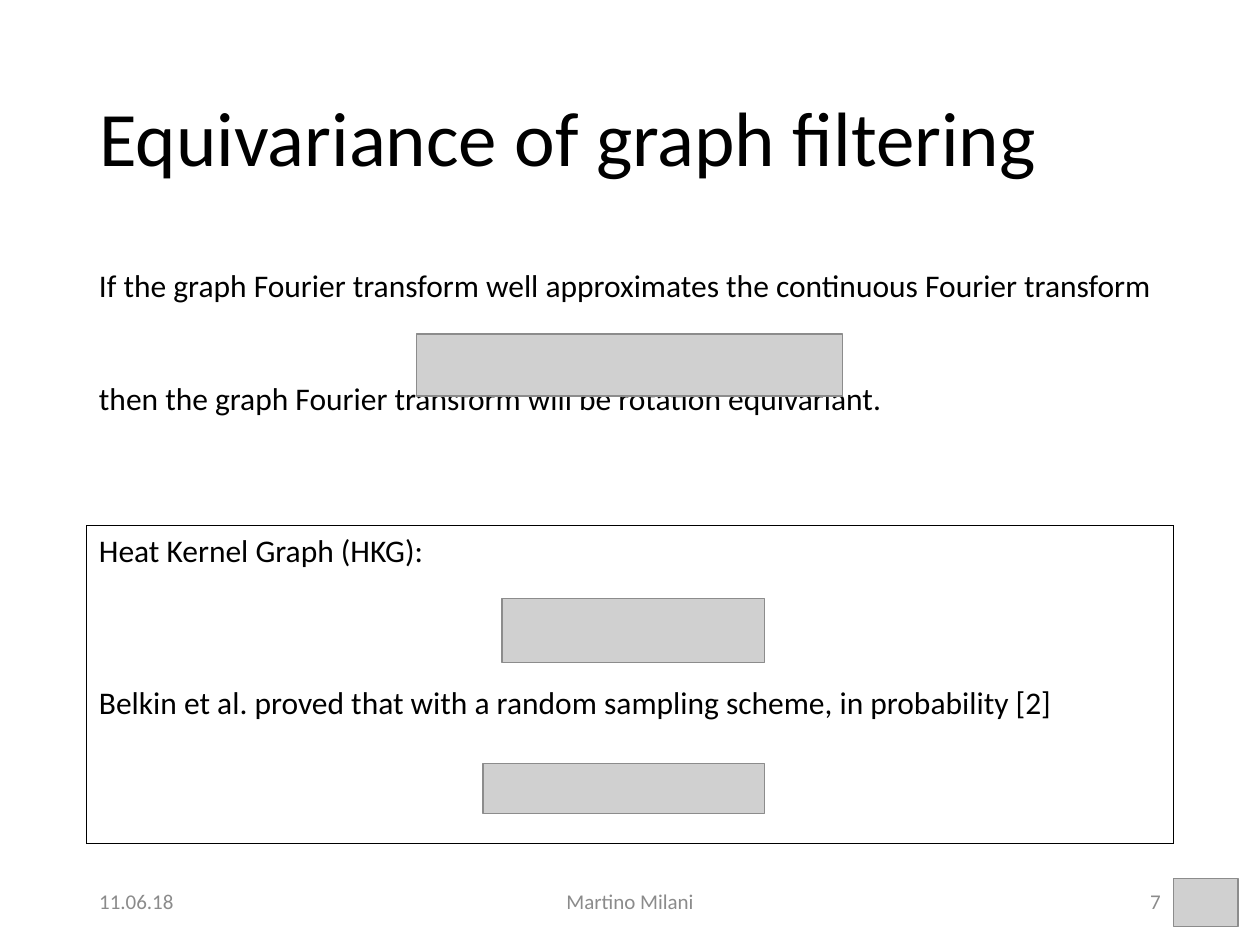
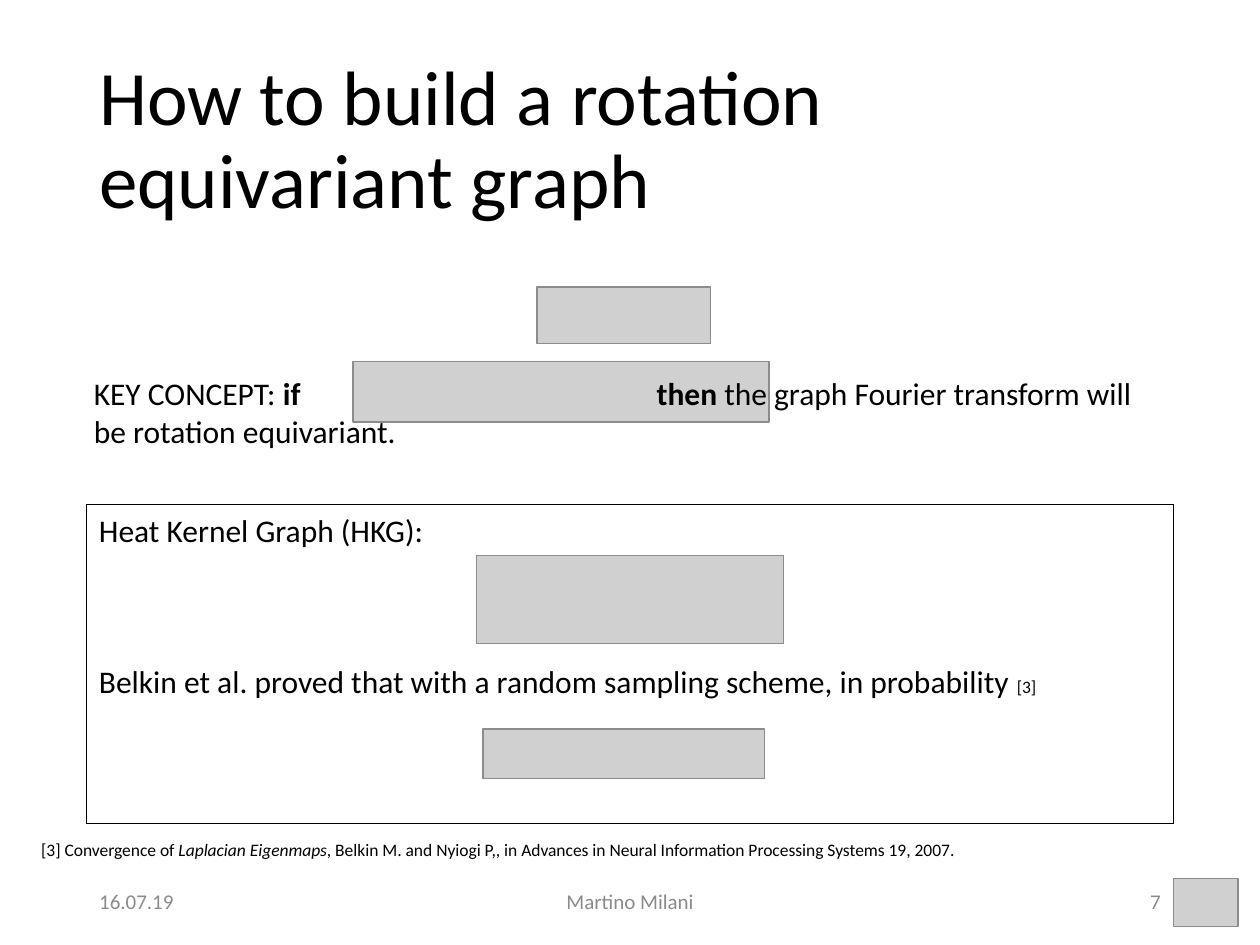
Before and after one commit to MartMilani/PDM, a slide deck: slide 7 of presentation/milani.pptx. Drawn at 1260x945 pixels with LibreOffice and Linux fonts; fonts in the diff are those of the drawing; grey boxes stand for pictures; background and template pictures are left out. Boxes give left, top, right and bottom in pixels: in the first picture for what was removed or moved away, otherwise in the second. Text is boxed around its words. In the diff, an @@ line names an element or a change of style, - is before the commit and + after.

Commit message:
found correct spectral rotation HEALPix

```diff
--- a/presentation/milani.pptx
+++ b/presentation/milani.pptx
@@ title at box(99, 71, 822, 222): text changed @@
-Equivariance of graph filtering
+How to build a rotation equivariant graph
@@ picture added at box(537, 287, 709, 344) @@
@@ text at box(94, 383, 1131, 411): text changed @@
-If the graph Fourier transform well approximates the continuous Fourier transform
-then the graph Fourier transform will be rotation equivariant.
+KEY CONCEPT: if then the graph Fourier transform will be rotation equivariant.
@@ picture: place and size @@
-picture at box(417, 334, 843, 396)
+picture at box(353, 362, 769, 422)
@@ rectangle "Heat Kernel Graph (HKG):": place and size @@
-rectangle "Heat Kernel Graph (HKG):" at box(87, 525, 1173, 843)
+rectangle "Heat Kernel Graph (HKG):" at box(87, 505, 1173, 823)
@@ picture added at box(476, 556, 784, 644) @@
@@ picture removed at box(501, 598, 764, 663) @@
@@ text in rectangle at box(99, 671, 1037, 699): text changed @@
-Belkin et al. proved that with a random sampling scheme, in probability [2]
+Belkin et al. proved that with a random sampling scheme, in probability [3]
@@ picture: place and size @@
-picture at box(483, 764, 764, 813)
+picture at box(483, 728, 764, 777)
@@ text added at box(41, 843, 955, 859), 10 pt, text #000000 @@
+[3] Convergence of Laplacian Eigenmaps, Belkin M. and Nyiogi P,, in Advances in Neural Information Processing Systems 19, 2007.
@@ text at box(99, 895, 173, 909): text changed @@
-11.06.18
+16.07.19
```
Also in this commit, not shown: 19 other slides changed, 2 slides added, 1 slide removed, 25 other files.
